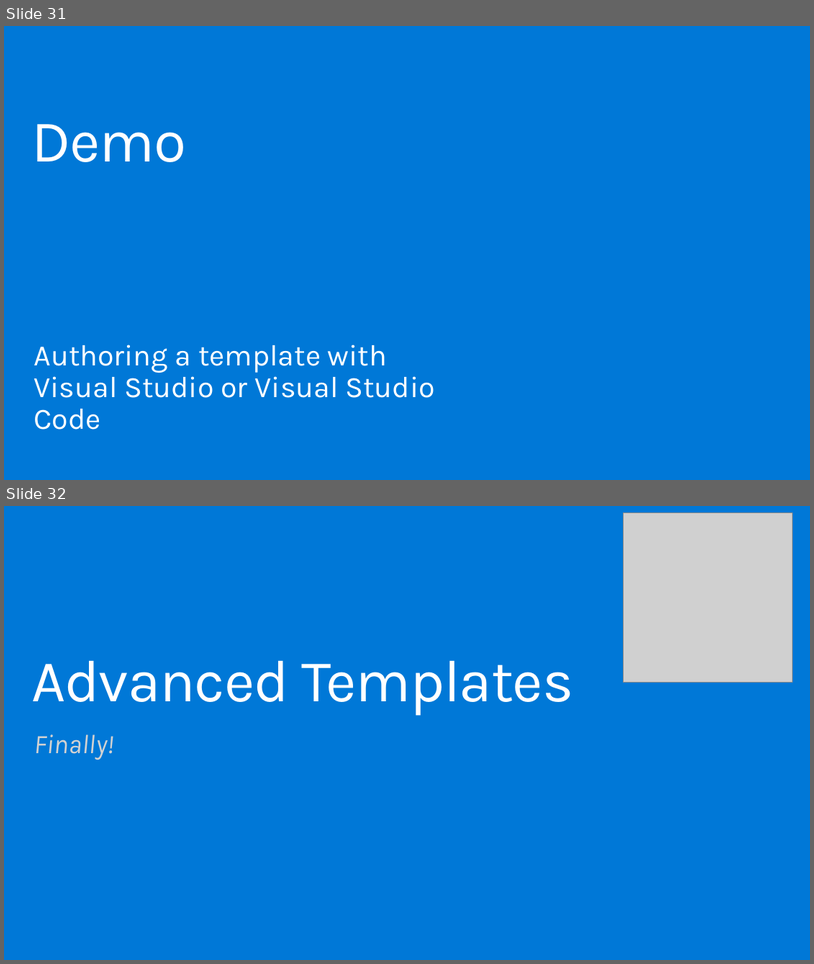
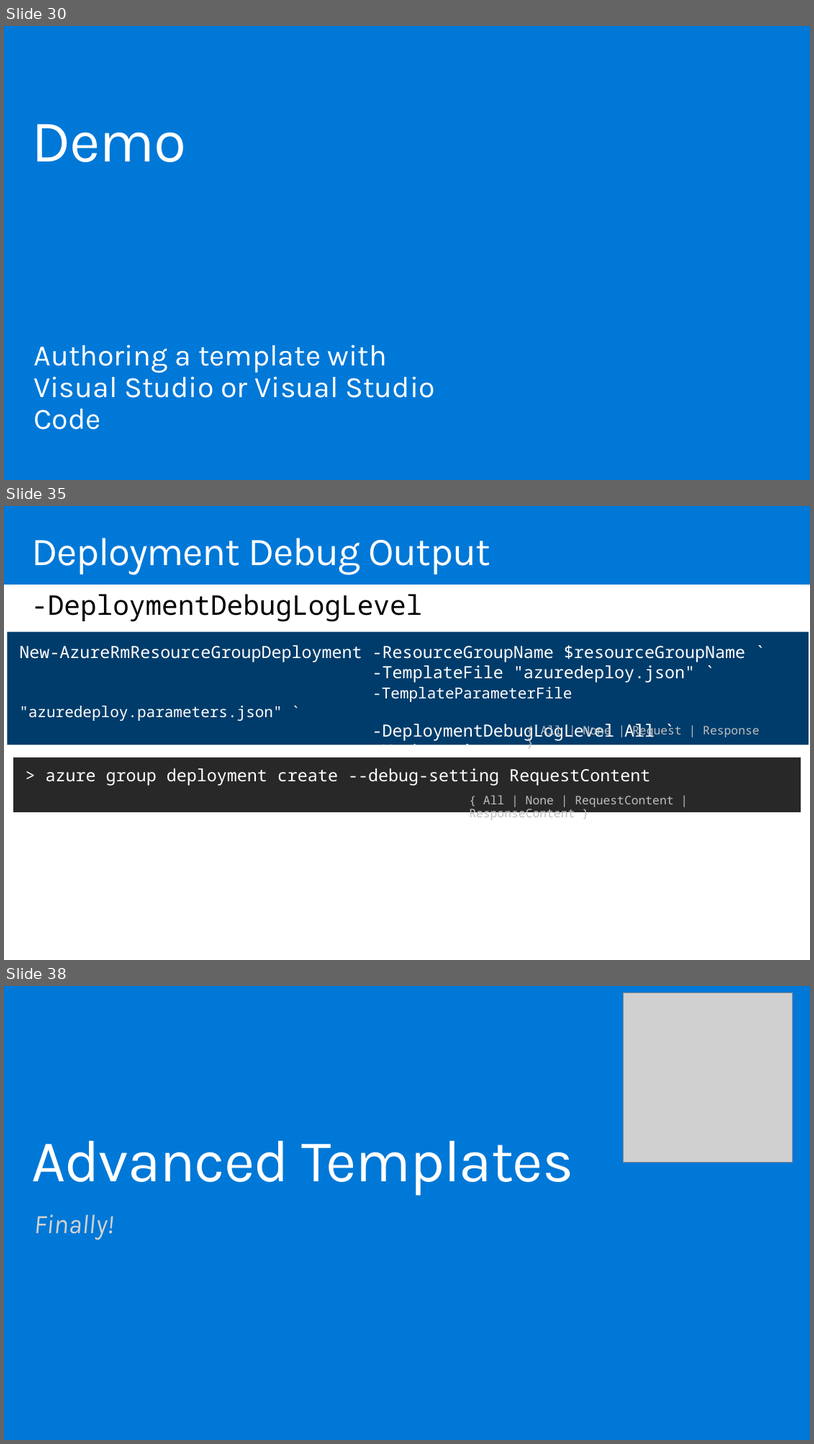
Before and after one commit to mcollier/StirTrek2016, a slide deck: Work on Your ARM Strength.pptx. Shown one above the other, each under a label of ours: slides 31 and 32 before the commit, slides 30, 35 and 38 after it; the slides between them are not shown. The pictures are 814x964 and 814x1444 pixels, drawn with LibreOffice and Linux fonts; fonts in the diff are those of the drawing; grey boxes stand for pictures; background and template pictures are left out. Boxes give left, top, right and bottom in pixels: in the first picture for what was removed or moved away, otherwise in the second. Text is boxed around its words. In the diff, an @@ line names an element or a change of style, - is before the commit and + after.

Commit message:
Minor graphic cleanup; Added more on debugging.

```diff
--- a/Work on Your ARM Strength.pptx
+++ b/Work on Your ARM Strength.pptx
@@ slide 35 added at (4, 506, 810, 960), background #F8F8F8 @@
@@ rectangle added at (4, 506, 810, 585), fill #0078D7 @@
@@ title added at (31, 538, 491, 575), 47 pt, text #FFFFFF @@
+Deployment Debug Output
@@ rectangle added at (4, 584, 810, 960), fill #FFFFFF @@
@@ text added at (31, 594, 422, 622), 32.4 pt, text #000000 @@
+-DeploymentDebugLogLevel
@@ rectangle added at (7, 632, 809, 745), fill #003C6C, 20 pt, text #FFFFFF @@
+New-AzureRmResourceGroupDeployment -ResourceGroupName $resourceGroupName `
+-TemplateFile "azuredeploy.json" `
+-TemplateParameterFile "azuredeploy.parameters.json" `
+-DeploymentDebugLogLevel All `
+-Verbose `
@@ text added at (541, 723, 759, 738), 14 pt, text #BFBFBF @@
+{ All | None | Request | Response }
@@ rectangle added at (13, 757, 801, 811), fill #282828, 20 pt, text #FFFFFF @@
+> azure group deployment create --debug-setting RequestContent
@@ text added at (469, 795, 674, 812), 14 pt, text #BFBFBF @@
+{ All | None | RequestContent | ResponseContent }
@@ what was slide 31 is now slide 30 @@
@@ what was slide 32 is now slide 38 @@
```
Also in this commit, not shown: 5 slides changed, 6 other slides added.
